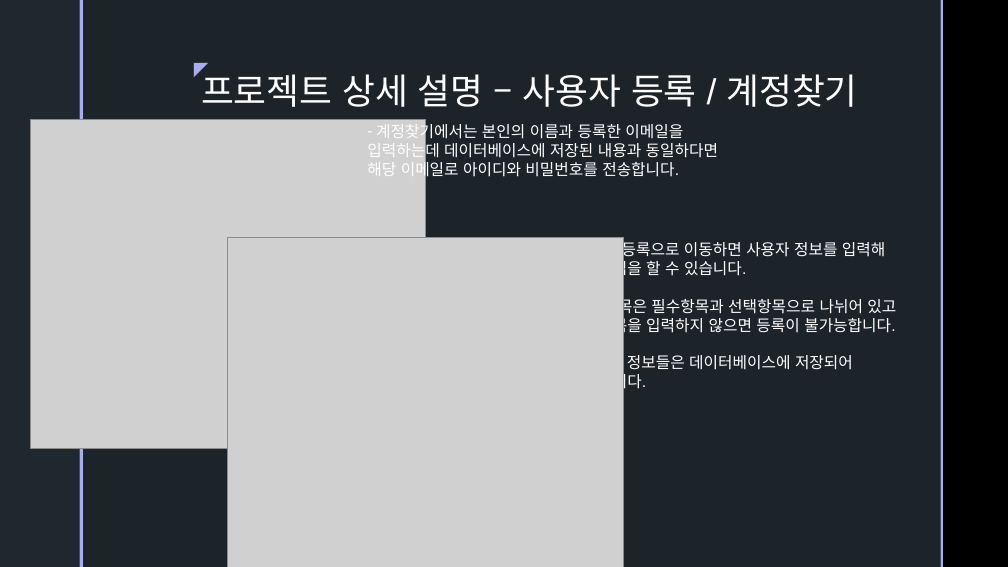
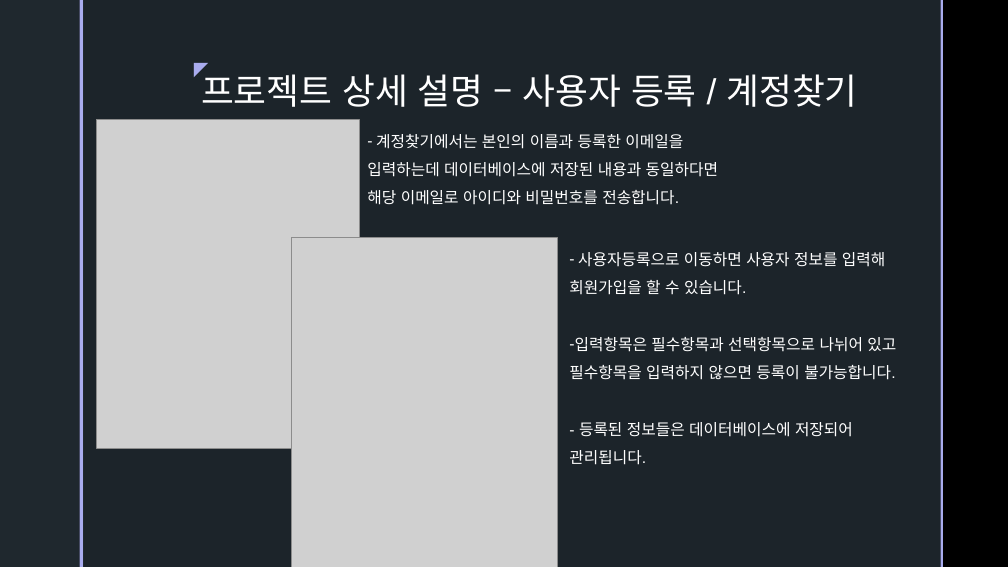
Before and after one commit to ColossusCMS/Team-Project, a slide deck: slide 9 of 보고서 폴더/제출용.pptx. Drawn at 1008x567 pixels with LibreOffice and Linux fonts; fonts in the diff are those of the drawing; grey boxes stand for pictures; background and template pictures are left out. Boxes give left, top, right and bottom in pixels: in the first picture for what was removed or moved away, otherwise in the second. Text is boxed around its words. In the diff, an @@ line names an element or a change of style, - is before the commit and + after.

```diff
--- a/보고서 폴더/제출용.pptx
+++ b/보고서 폴더/제출용.pptx
@@ picture: place and size @@
-picture at bbox=[30, 119, 426, 448]
+picture at bbox=[96, 119, 359, 448]
@@ text "계정찾기에서는 본인의 이름과 등록한 이메일을 ..." at bbox=[367, 134, 718, 205]: line spacing 1 to 1.5 @@
@@ picture: place and size @@
-picture at bbox=[228, 237, 624, 567]
+picture at bbox=[292, 237, 557, 567]
@@ text "사용자등록으로 이동하면 사용자 정보를 입력해 ..." at bbox=[569, 252, 896, 465]: line spacing 1 to 1.5 @@
```
Also in this commit, not shown: 10 other slides changed, 2 slides removed, 1 other file.
